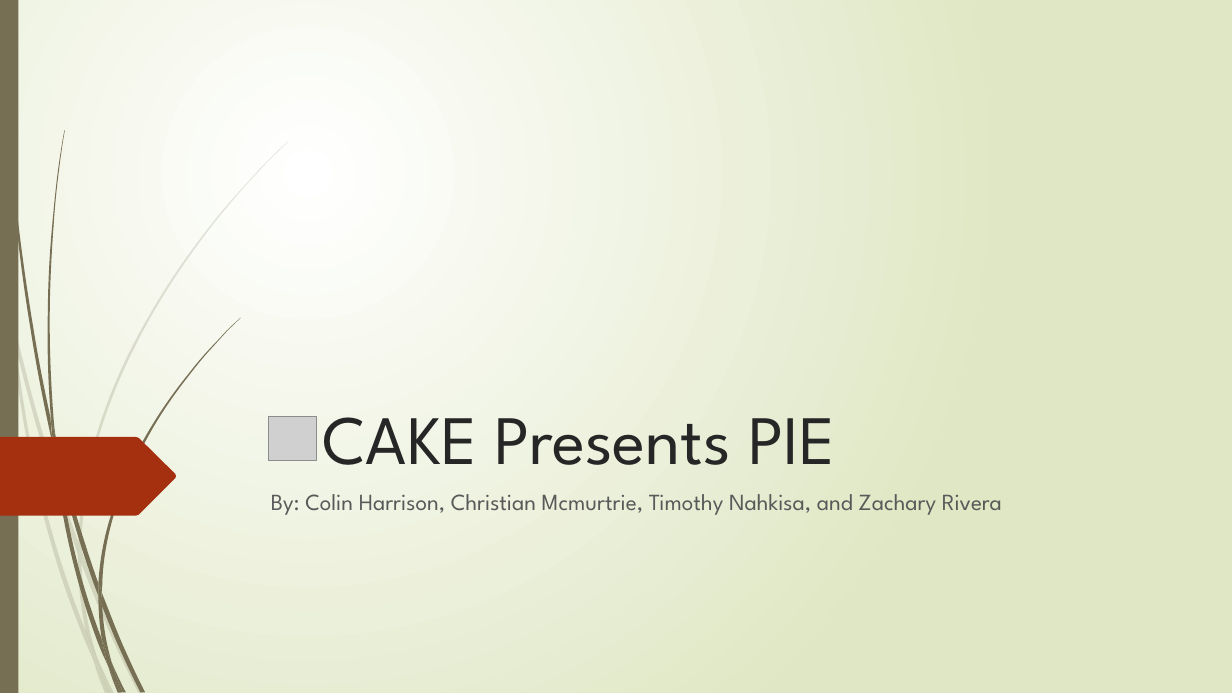
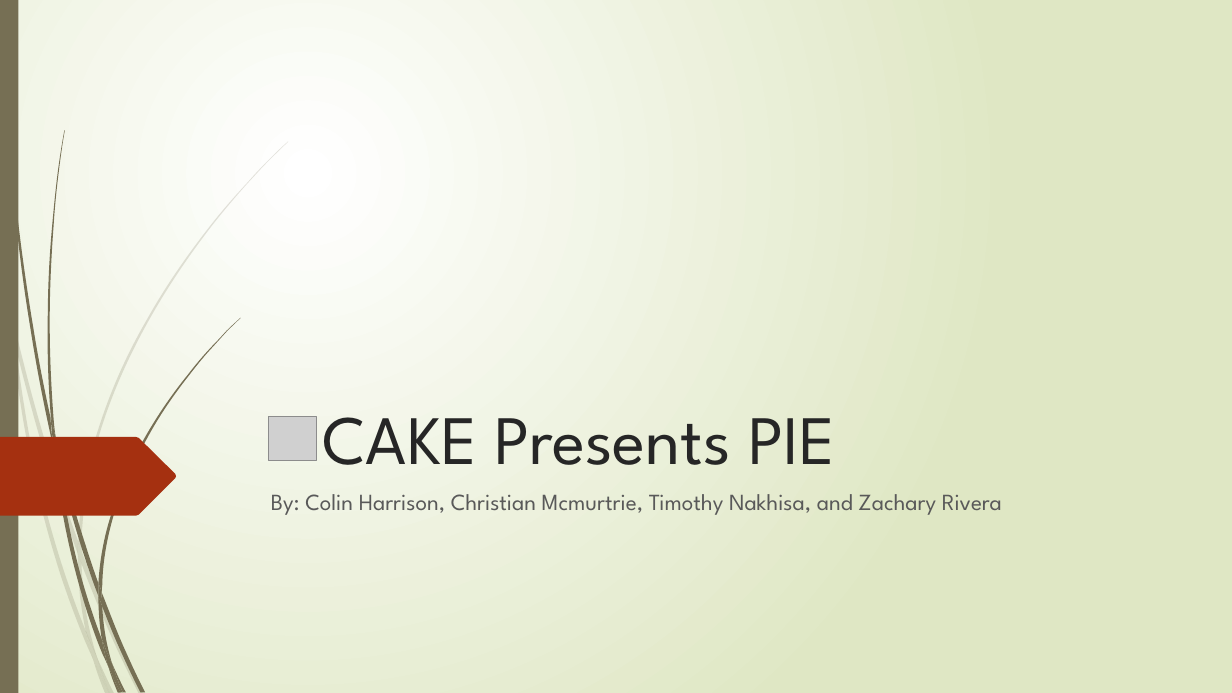
Before and after one commit to cs480GroupCAKE/PIEWebsite, a slide deck: slide 1 of Presentation/12.8.15 Presentation (Revised).pptx. Drawn at 1232x693 pixels with LibreOffice and Linux fonts; fonts in the diff are those of the drawing; grey boxes stand for pictures. Boxes give left, top, right and bottom in pixels: in the first picture for what was removed or moved away, otherwise in the second. Text is boxed around its words. In the diff, an @@ line names an element or a change of style, - is before the commit and + after.

```diff
--- a/Presentation/12.8.15 Presentation (Revised).pptx
+++ b/Presentation/12.8.15 Presentation (Revised).pptx
@@ subtitle at box(271, 494, 1002, 515): text changed @@
-By: Colin Harrison, Christian Mcmurtrie, Timothy Nahkisa, and Zachary Rivera
+By: Colin Harrison, Christian Mcmurtrie, Timothy Nakhisa, and Zachary Rivera
```
Also in this commit, not shown: 3 other slides changed, 4 slides added, 2 slides removed, 1 other file.
